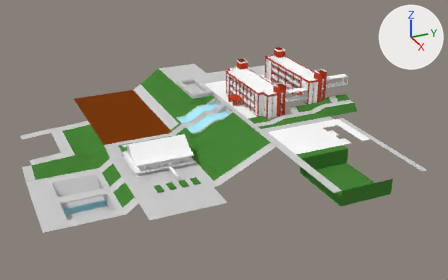
What one commit did to the Blender file _Models/map.blend.
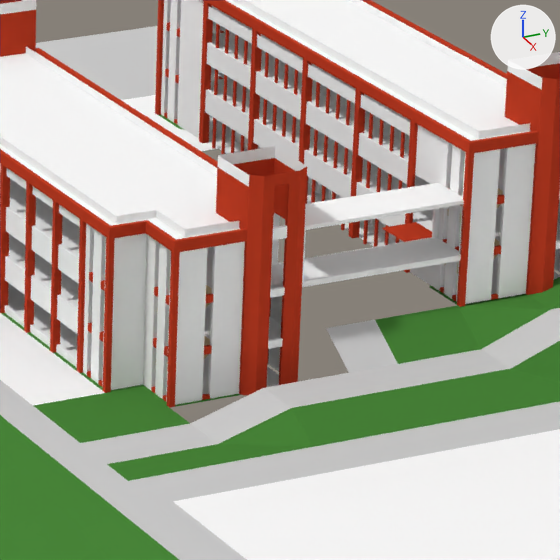
The first picture shows the older version from a camera (50 mm lens) standing at (974.0, -444.0, 417.0) and looking at (82.0, -42.0, -29.0). The close-ups show both versions on the part from 54% to 72% of the width and 22% to 50% of the height of that picture; other places that the commit changed are outside them. The lights are fixed; the arrows at upper right show +X, +Y and +Z.

In view in the first close-up: 'school_ba_ground', 'school_ba_walls', 'school_bb_ground', 'school_bb_walls', 'terrain', 'walkroad'.
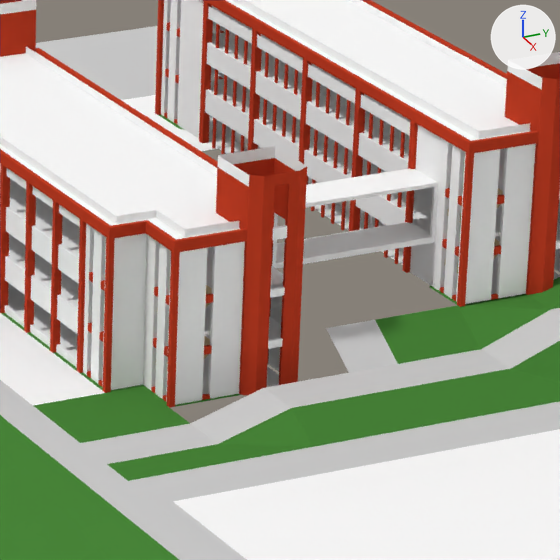
What differs and where, as boxes (x1, y1, x2, y2) in the close-ups (560 x 560 px; the box of a moved part takes in the faces that stretch with it):
'school_ba_walls', reshaped: before (0, 0, 464, 408); after (0, 0, 438, 408)
part 1 of me_walls_000, deleted (red): before (382, 222, 432, 242)
part 2 of me_walls_012, moved or reshaped: before (271, 183, 464, 287); after (276, 168, 438, 263)

The change in detail:
me_walls_000 has 2167 vertices, 1338 faces, 17 loose edges and spans x -38.5..46.0, y 13.9..59.5, z 0.0..28.8.
me_walls_000 is used by ob_school_bb_walls; parent ob_school_block_b; location (0.0, 82.0, 13.5); scale (2.0, 2.0, 2.0).
me_walls_000 part 1: the loose piece of 4 vertices spanning x 31.9..37.6, y 13.9..19.0, z 6.7 is deleted.
me_walls_012 is used by ob_school_ba_walls; parent ob_school_block_a; location (0.0, 0.0, 0.0).
me_walls_012 had 2444 vertices, 1935 faces, 17 loose edges and spanned x -38.5..46.0, y 4.0..59.5, z 0.0..28.8.
me_walls_012 now has 2451 vertices, 1932 faces, 17 loose edges and spans x -38.5..46.0, y 4.0..59.5, z 0.0..28.8.
me_walls_012 part 2: 15 vertices moved from x 38.0..44.5, y 35.5..59.5, z 12.8..20.8 to x 31.4..37.0, y 35.5..59.5, z 12.8..20.8; 27 vertices removed from x 38.0..44.5, y 35.5..59.5, z 12.8..20.8; 18 vertices added at x 31.4..37.0, y 35.5..59.5, z 12.8..20.8.
